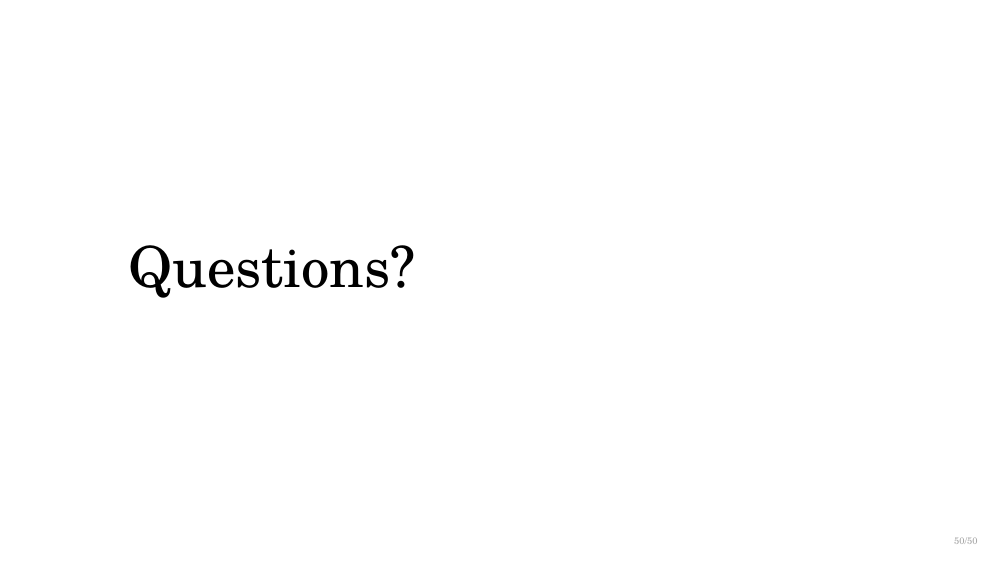
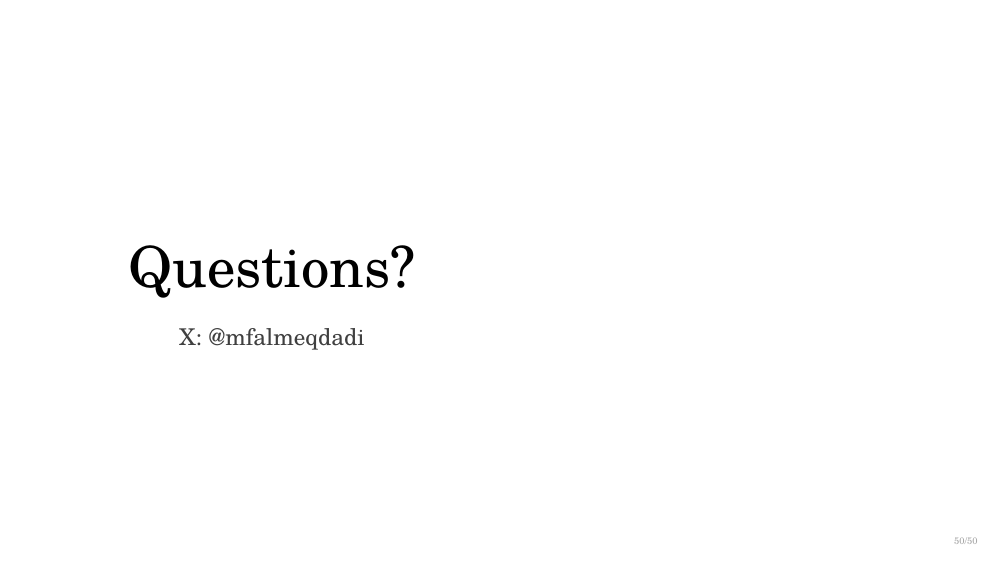
Before and after one commit to qaddodi/mohammad-almeqdadi-lectures, a slide deck: slide 54 of lectures/liver-transplant-grand-rounds-mmc-2026/Liver Transplantation When to Refer and Whats New.pptx. Drawn at 1008x567 pixels with LibreOffice and Linux fonts; fonts in the diff are those of the drawing; background and template pictures are left out. Boxes give left, top, right and bottom in pixels: in the first picture for what was removed or moved away, otherwise in the second. Text is boxed around its words. In the diff, an @@ line names an element or a change of style, - is before the commit and + after.

```diff
--- a/lectures/liver-transplant-grand-rounds-mmc-2026/Liver Transplantation When to Refer and Whats New.pptx
+++ b/lectures/liver-transplant-grand-rounds-mmc-2026/Liver Transplantation When to Refer and Whats New.pptx
@@ text added at (179,328,364,350), 22 pt, text #404040 @@
+X: @mfalmeqdadi
```
Also in this commit, not shown: 3 other files.
